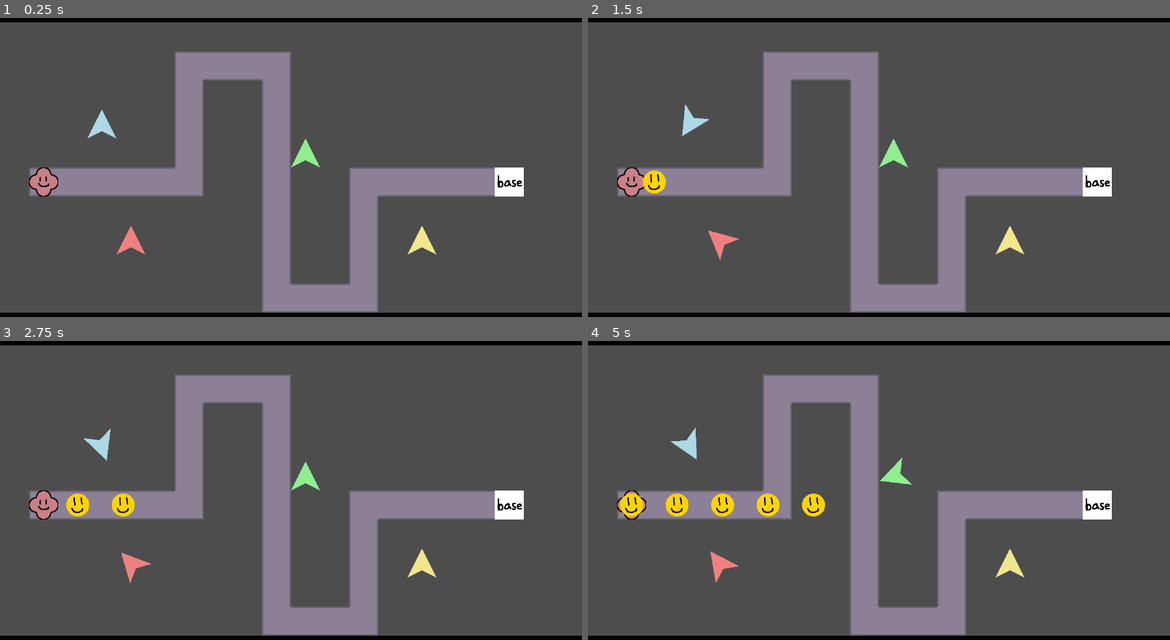
Above: before the commit, frames 1-4 (two rows, left to right).
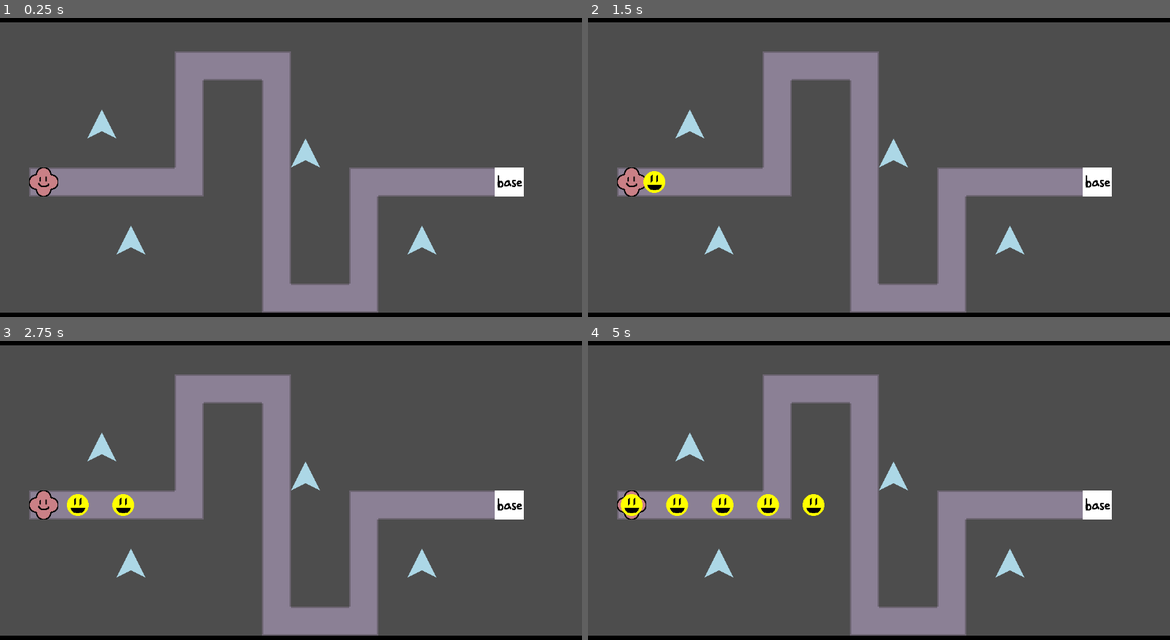
Above: after the commit, the same moments.

Repository: ladybunne/gmtk-game-jam-2024
Game: Godot game, scene res://MainScene.tscn
The game is run twice, just before and just after one commit, with the same random seed, the same clock (stepped at 60 frames per second) and the same inputs.
Inputs:
- Up to frame 1 (0.25 s): no input
- Up to frame 2 (1.5 s): tap Enter at 0.5 s
- Up to frame 3 (2.75 s): no input
- Up to frame 4 (5 s): no input

The runs differ from the first frame. In frame 1, 0.6% of the frame differs, in the area x 20-75%, y 40-80%; in frame 2, 1.0%; in frame 3, 1.3%; in frame 4, 2.0%, in the area x 5-75%, y 28-81%.
Error after the commit: Parse Error: Too few arguments for "draw_line()" call. Expected at least 3 but received 1. (res://GameThings/Tower.gd:37)

Commit message:
Tweak enemies and junk

Diff:
--- a/GameThings/Enemy.tscn
+++ b/GameThings/Enemy.tscn
@@ -1,7 +1,8 @@
-[gd_scene load_steps=4 format=3 uid="uid://0wjxf4s3ct76"]
+[gd_scene load_steps=5 format=3 uid="uid://0wjxf4s3ct76"]
 
 [ext_resource type="Script" path="res://GameThings/Enemy.gd" id="1_6ags1"]
 [ext_resource type="Texture2D" uid="uid://b26o4huku0mt1" path="res://Assets/Sprites/smiley.png" id="1_eo6st"]
+[ext_resource type="Script" path="res://GameThings/EnemyPolygon.gd" id="2_ejndl"]
 
 [sub_resource type="CircleShape2D" id="CircleShape2D_st7nf"]
 radius = 4.0
@@ -10,9 +11,28 @@
 collision_mask = 0
 script = ExtResource("1_6ags1")
 
+[node name="Node2D" type="Node2D" parent="."]
+script = ExtResource("2_ejndl")
+
 [node name="Sprite2D" type="Sprite2D" parent="."]
+visible = false
 texture_filter = 1
 texture = ExtResource("1_eo6st")
 
 [node name="CollisionShape2D" type="CollisionShape2D" parent="."]
 shape = SubResource("CircleShape2D_st7nf")
+
+[node name="LeftEye" type="Polygon2D" parent="."]
+position = Vector2(7, -3)
+color = Color(0, 0, 0, 1)
+polygon = PackedVector2Array(-15, -9, -15, 5, -11, 1, -11, -14)
+
+[node name="RightEye" type="Polygon2D" parent="."]
+position = Vector2(19, -3)
+color = Color(0, 0, 0, 1)
+polygon = PackedVector2Array(-15, -9, -15, 5, -11, 1, -11, -14)
+
+[node name="Mouth" type="Polygon2D" parent="."]
+position = Vector2(13, 22)
+color = Color(0, 0, 0, 1)
+polygon = PackedVector2Array(-29, -16, -26, -9, -21, -5, -13, -4, -4, -5, 1, -9, 4, -16)
--- /dev/null
+++ b/GameThings/EnemyPolygon.gd
@@ -0,0 +1,5 @@
+@tool
+extends Node2D
+
+func _draw() -> void:
+	draw_circle(position, 24, Color.YELLOW, true)
--- a/GameThings/Tower.gd
+++ b/GameThings/Tower.gd
@@ -3,6 +3,7 @@
 @export_group("Internal")
 @export var polygon: Polygon2D
 @export var shot_timer: Timer
+@export var firing_point: Node2D
 @export_group("")
 
 enum TargetingMode {
@@ -14,7 +15,12 @@
 
 @export var enemies_in_range: Array[Enemy]
 @export var target: Enemy
-@export var targeting_mode: TargetingMode = TargetingMode.FIRST
+@export var targeting_mode: TargetingMode = TargetingMode.FIRST :
+	set(p_targeting_mode):
+		targeting_mode = p_targeting_mode
+		if polygon != null:
+			recolor()
+
 
 func _ready() -> void:
 	body_entered.connect(enemy_entered)
@@ -25,6 +31,10 @@
 func _process(delta: float) -> void:
 	if target != null:
 		rotation = rotation + get_angle_to(target.position) + 0.5 * PI
+
+func _draw() -> void:
+	if target != null:
+		draw_line(position )
 
 func recolor():
 	match targeting_mode:
@@ -42,9 +52,7 @@
 	for enemy in enemies_in_range:
 		if target == null:
 			target = enemy
-			print("set to %s" % enemy)
 		else:
-			print("comparing %s and %s" % [enemy, target])
 			match targeting_mode:
 				TargetingMode.FIRST:
 					target = first(enemy, target)
@@ -75,6 +83,7 @@
 
 	retarget()
 
+# This needs to not do "as the crow flies" - maybe do lifetime of entity?
 func first(new: Enemy, old: Enemy):
 	return new if new.distance_from_spawner() > old.distance_from_spawner() else old
 
--- a/GameThings/Tower.tscn
+++ b/GameThings/Tower.tscn
@@ -9,6 +9,8 @@
 script = ExtResource("1_k4d5n")
 polygon = NodePath("Polygon2D")
 shot_timer = NodePath("ShotTimer")
+targeting_mode = null
+firing_point = null
 
 [node name="CollisionShape2D" type="CollisionShape2D" parent="."]
 shape = SubResource("CircleShape2D_ejdv8")
@@ -18,3 +20,6 @@
 polygon = PackedVector2Array(0, -32, 32, 32, 0, 16, -32, 32)
 
 [node name="ShotTimer" type="Timer" parent="."]
+
+[node name="FiringPoint" type="Node2D" parent="."]
+position = Vector2(0, -32)
